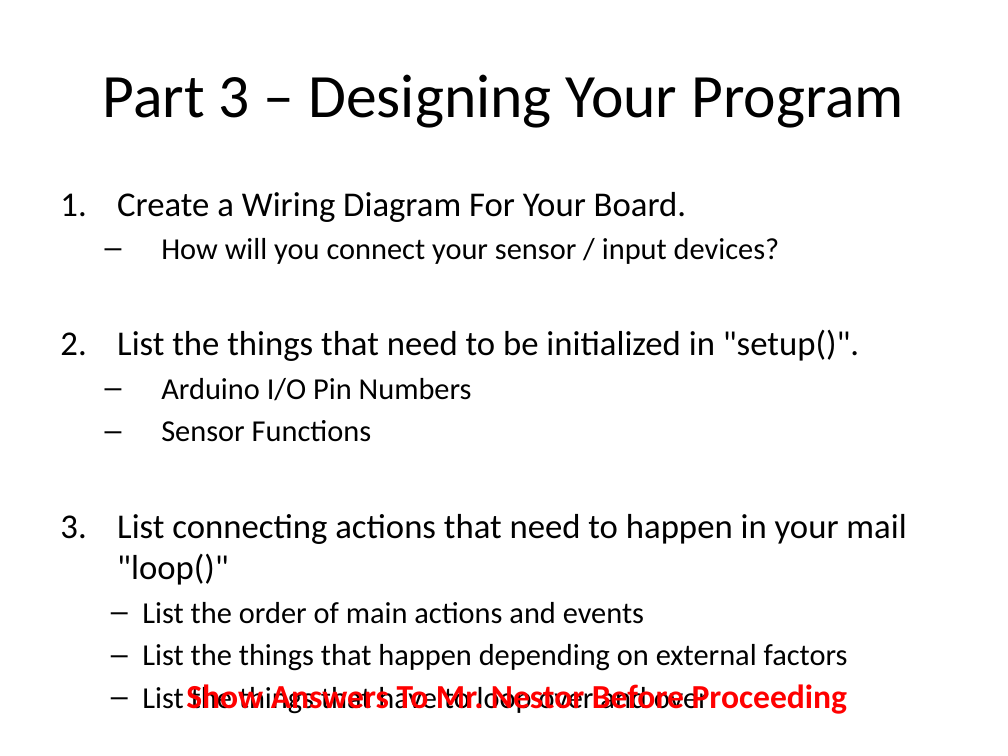
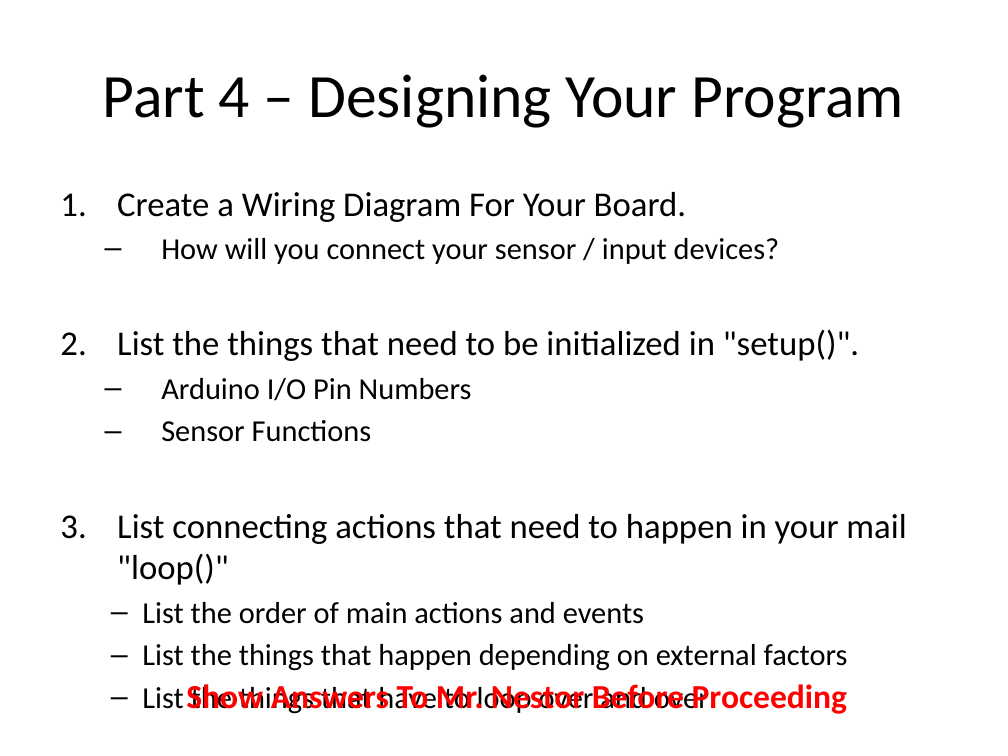
Before and after one commit to BirkaranGill/ICS3C0, a slide deck: slide 6 of Daily Agendas/Day11.3_ArduinoSensors3_Nov15.pptx. Drawn at 1008x756 pixels with LibreOffice and Linux fonts; fonts in the diff are those of the drawing. Boxes give left, top, right and bottom in pixels: in the first picture for what was removed or moved away, otherwise in the second. Text is boxed around its words. In the diff, an @@ line names an element or a change of style, - is before the commit and + after.

```diff
--- a/Daily Agendas/Day11.3_ArduinoSensors3_Nov15.pptx
+++ b/Daily Agendas/Day11.3_ArduinoSensors3_Nov15.pptx
@@ title at bbox=[103, 74, 904, 128]: text changed @@
-Part 3 – Designing Your Program
+Part 4 – Designing Your Program
```
Also in this commit, not shown: 1 other slide changed.
